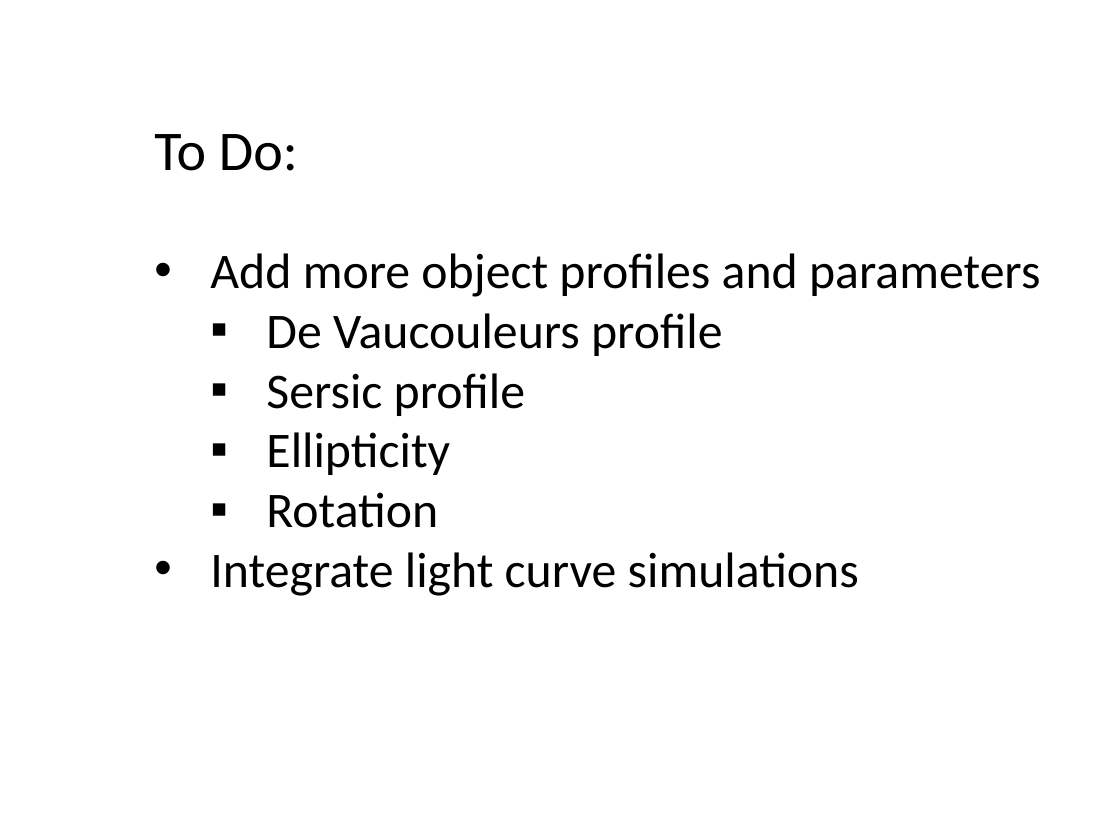
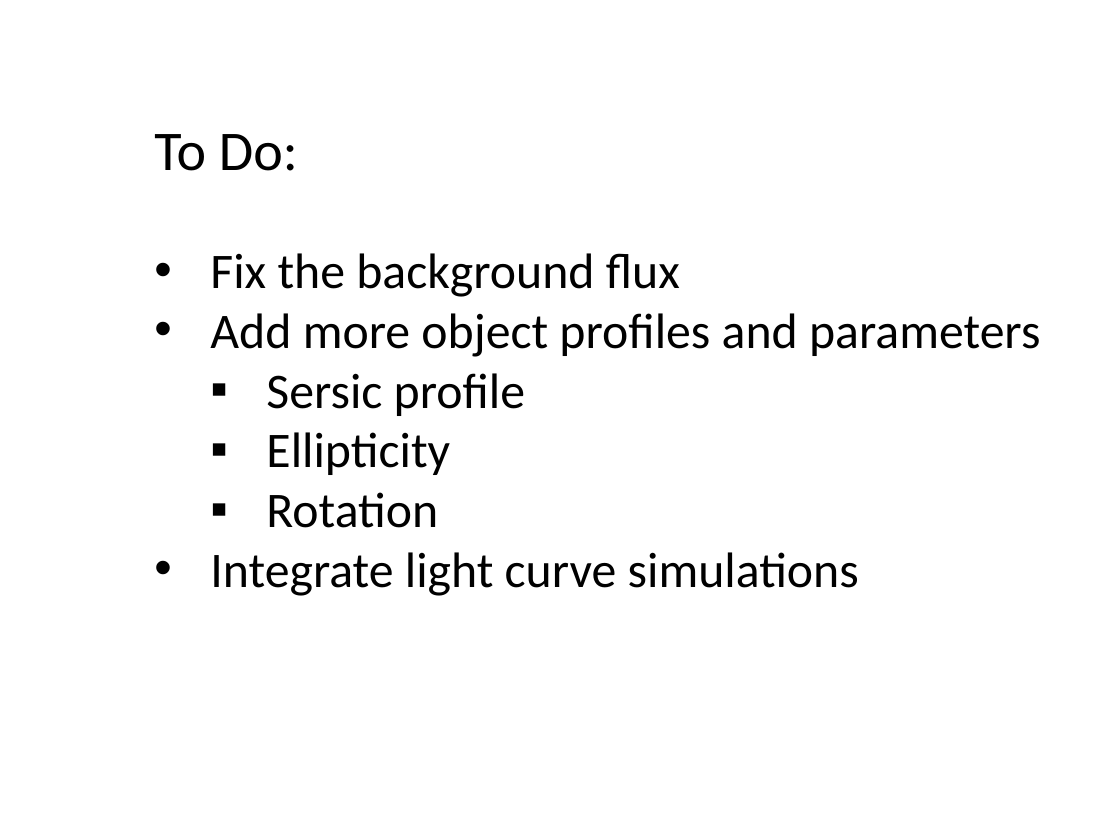
Before and after one commit to lmoustakas/lcolens, a slide deck: slide 5 of python/anb/Simulator Report 4-22.pptx. Drawn at 1120x840 pixels with LibreOffice and Linux fonts; fonts in the diff are those of the drawing. Boxes give left, top, right and bottom in pixels: in the first picture for what was removed or moved away, otherwise in the second. Text is boxed around its words. In the diff, an @@ line names an element or a change of style, - is before the commit and + after.

```diff
--- a/python/anb/Simulator Report 4-22.pptx
+++ b/python/anb/Simulator Report 4-22.pptx
@@ text at [210,253,680,297]: paragraph added @@
+• Fix the background flux
@@ text at [266,313,722,356]: paragraph removed @@
-  ▪ De Vaucouleurs profile
```
Also in this commit, not shown: 3 other slides changed.
